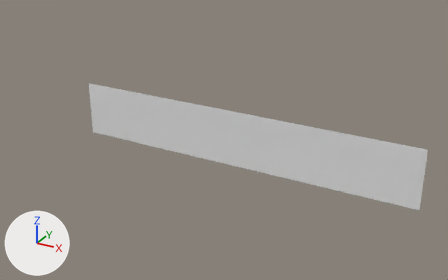
Two versions of the OBJ model Assets/Tiled2Unity/Meshes/Level02.obj, one commit apart.
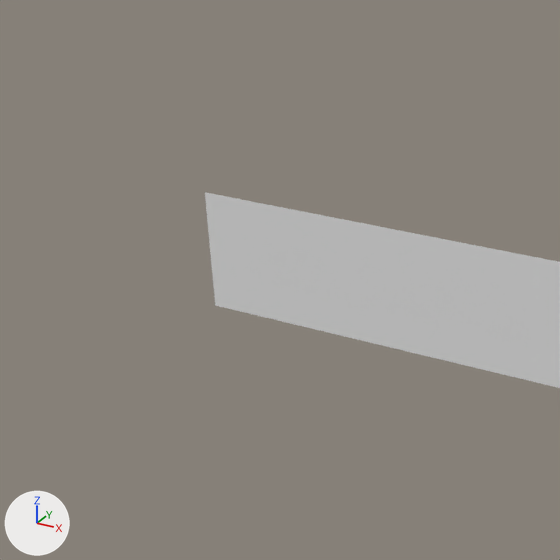
Each version is shown whole from a 50 mm camera at (1381.0, -8740.0, 3803.0) aimed at (-3547.0, 220.0, -677.0), then close up on the part from 0% to 54% of the width and 0% to 87% of the height. Every picture has the same lights, and +X, +Y and +Z are marked at lower left. Where no turn or scale is listed for an object, it has been applied to the vertices.

The first close-up shows 'Level02'.
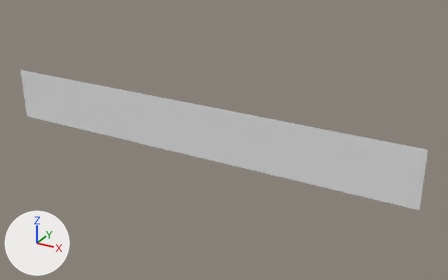
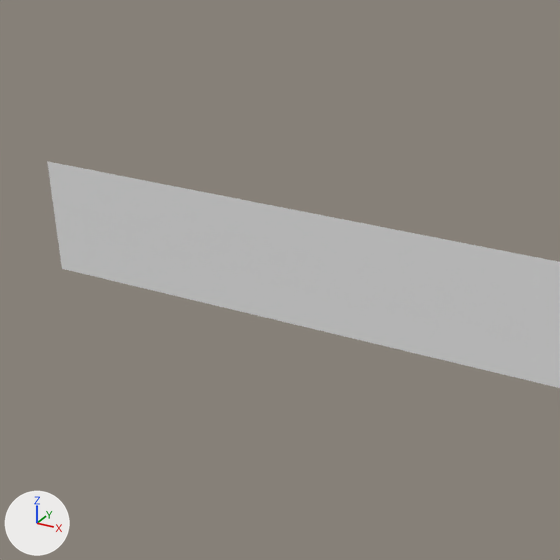
What differs and where, as boxes (x1, y1, x2, y2) in the close-ups (560 x 560 px):
'Level02', reshaped: before (205, 192, 560, 388); after (47, 161, 560, 388)
part 1 of me_level02, added: after (47, 161, 215, 305)

Patch to the scene script:
```diff
--- a/Assets/Tiled2Unity/Meshes/Level02.obj.py
+++ b/Assets/Tiled2Unity/Meshes/Level02.obj.py
@@ me_level02 @@
 # used by ob_level02; location = (0.0, 0.0, 0.0)
-me_level02.from_pydata(...)  # 6633 vertices, 6400 faces; spans x -6400.0..0.0, y 0.0, z -1024.0..0.0
+me_level02.from_pydata(...)  # 8481 vertices, 8192 faces; spans x -8192.0..0.0, y 0.0, z -1024.0..0.0
+# me_level02 part 1: 1848 vertices added at x -8192.0..-6432.0, y 0.0, z -1024.0..0.0
```
